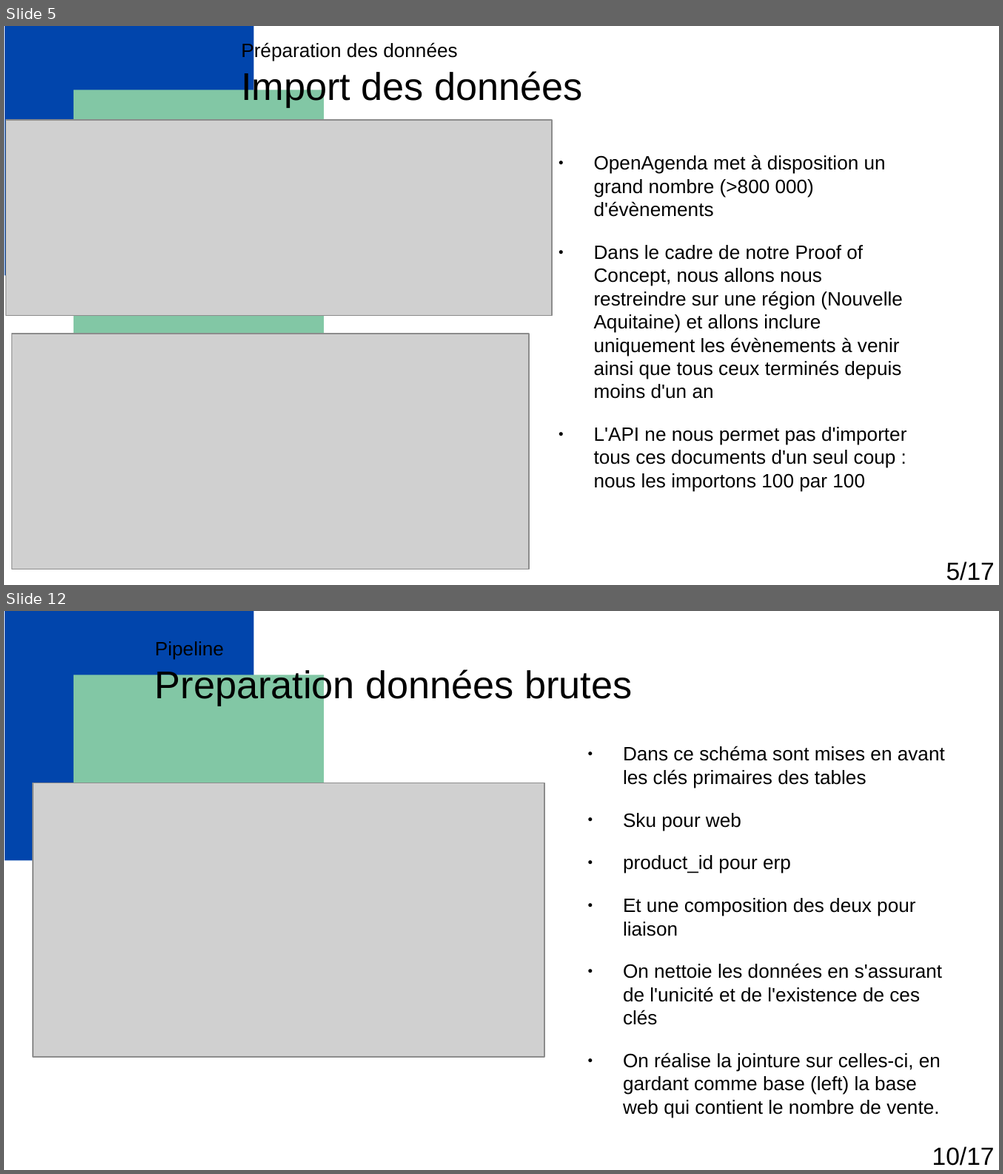
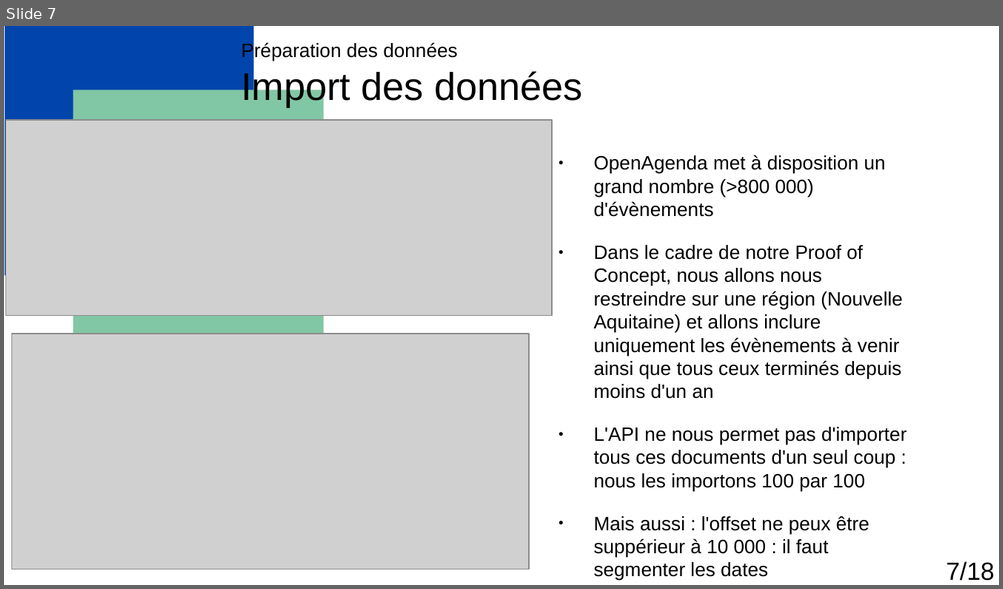
Before and after one commit to Florian-Biggio/Events-with-RAG, a slide deck: Biggio_Florian_1_presentation_052025.odp. Shown one above the other, each under a label of ours: slides 5 and 12 before the commit, slide 7 after it; the slides between them are not shown. The pictures are 1003x1174 and 1003x589 pixels, drawn with LibreOffice and Linux fonts; fonts in the diff are those of the drawing; grey boxes stand for pictures. Boxes give left, top, right and bottom in pixels: in the first picture for what was removed or moved away, otherwise in the second. Text is boxed around its words. In the diff, an @@ line names an element or a change of style, - is before the commit and + after.

```diff
--- a/Biggio_Florian_1_presentation_052025.odp
+++ b/Biggio_Florian_1_presentation_052025.odp
@@ slide 12 removed at (4, 611, 999, 1170), background #FFFFFF; not listed: 5 template elements that a slide beside it also shows @@
@@ title removed at (155, 641, 632, 706) @@
-Pipeline
-Preparation données brutes
@@ text removed at (623, 746, 945, 1119) @@
-● Dans ce schéma sont mises en avant les clés primaires des tables
-● Sku pour web
-● product_id pour erp
-● Et une composition des deux pour liaison
-● On nettoie les données en s'assurant de l'unicité et de l'existence de ces clés
-● On réalise la jointure sur celles-ci, en gardant comme base (left) la base web qui contient le nombre de vente.
@@ picture removed at (33, 783, 544, 1057) @@
@@ text removed at (932, 1147, 994, 1166) @@
-10/17
@@ what was slide 5 is now slide 7 @@
@@ slide 7 changed as well @@
@@ text at (594, 517, 869, 581): paragraph added @@
+● Mais aussi : l'offset ne peux être suppérieur à 10 000 : il faut segmenter les dates
@@ text at (946, 562, 994, 581): text changed @@
-5/17
+7/18
```
Also in this commit, not shown: 6 other slides changed, 11 slides added, 11 other slides removed, 25 other files.
